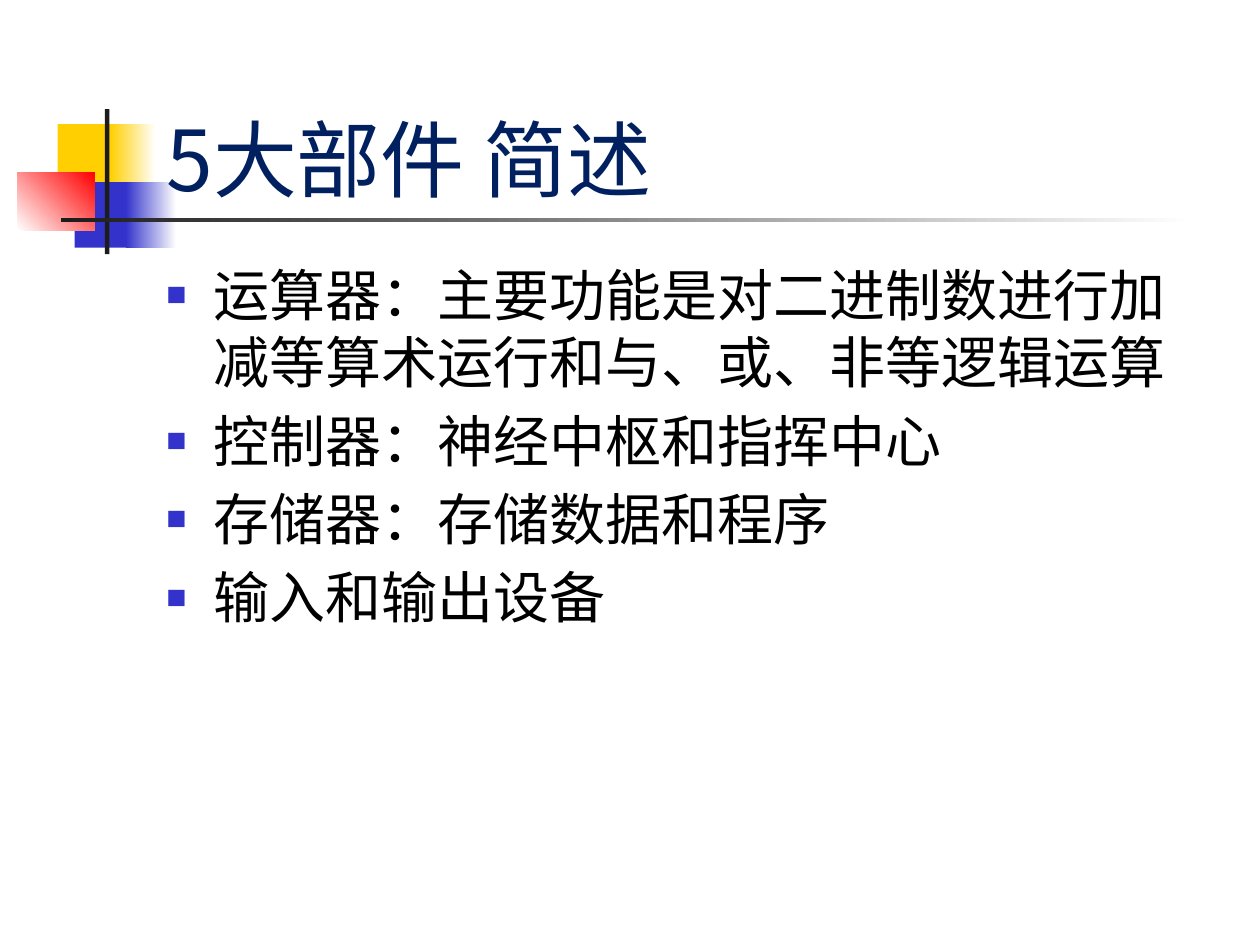
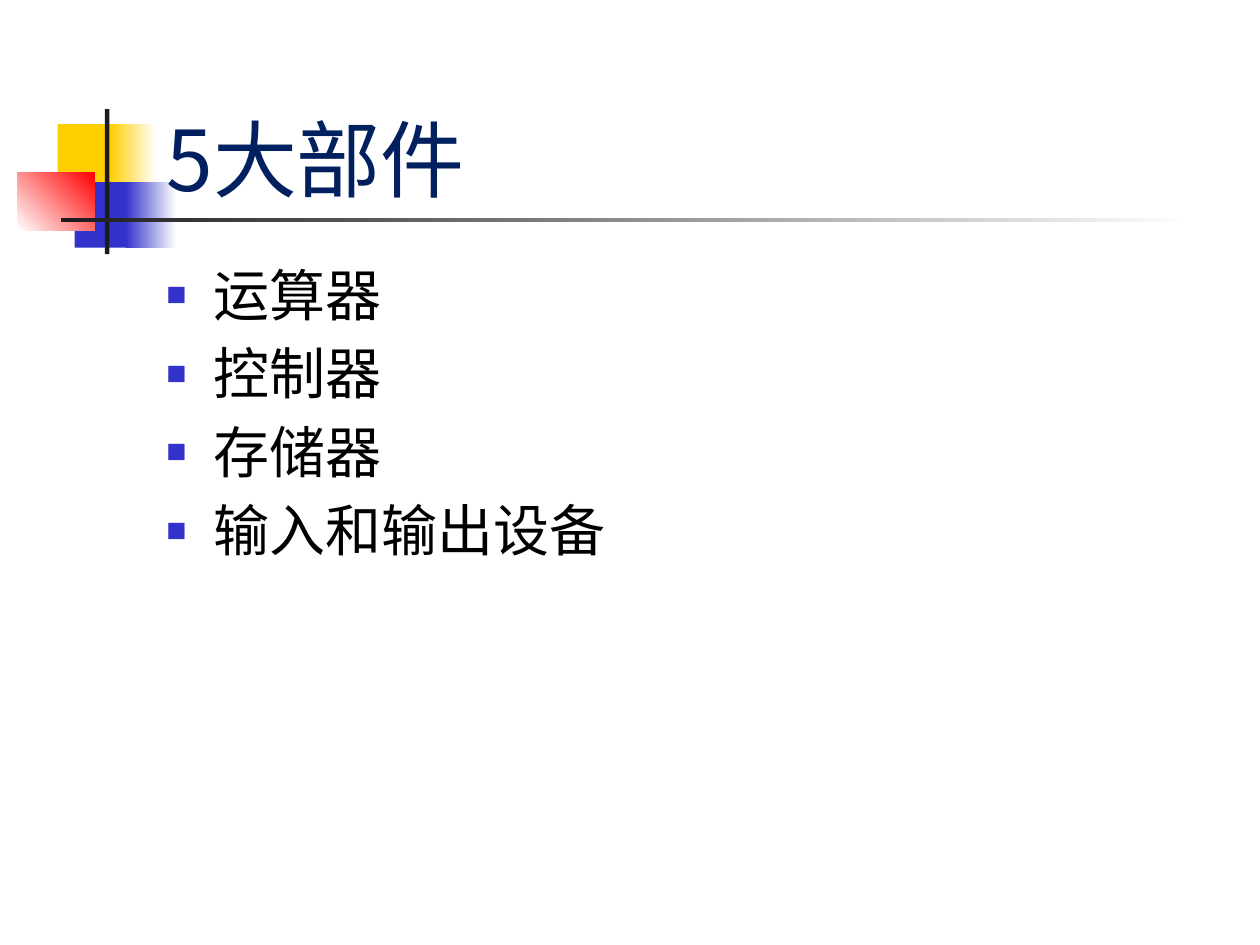
Before and after one commit to sans123wx/class, a slide deck: slide 113 of 计算机应用基础/第1章计算机基础/第1.1章 计算机概述 .pptx (slide 112 before the commit). Drawn at 1260x945 pixels with LibreOffice and Linux fonts; fonts in the diff are those of the drawing. Boxes give left, top, right and bottom in pixels: in the first picture for what was removed or moved away, otherwise in the second. Text is boxed around its words. In the diff, an @@ line names an element or a change of style, - is before the commit and + after.

```diff
--- a/计算机应用基础/第1章计算机基础/第1.1章 计算机概述 .pptx
+++ b/计算机应用基础/第1章计算机基础/第1.1章 计算机概述 .pptx
@@ title at bbox=[166, 120, 465, 198]: text changed @@
-5大部件 简述
+5大部件
@@ text at bbox=[214, 268, 382, 478]: text changed @@
-■ 运算器：主要功能是对二进制数进行加减等算术运行和与、或、非等逻辑运算
-■ 控制器：神经中枢和指挥中心
-■ 存储器：存储数据和程序
+■ 运算器
+■ 控制器
+■ 存储器
```
Also in this commit, not shown: 87 other slides changed, 16 slides added, 2 other files.
